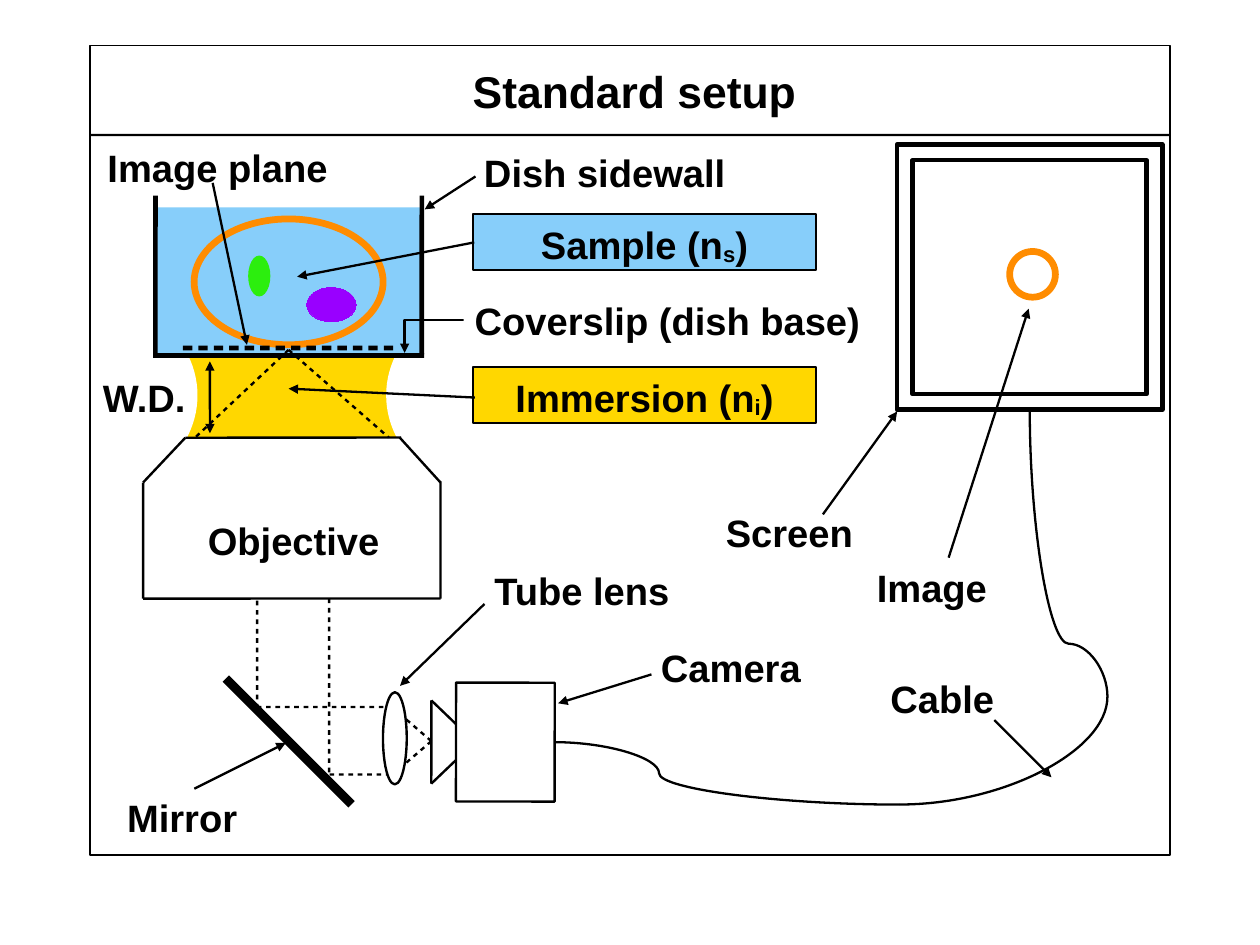
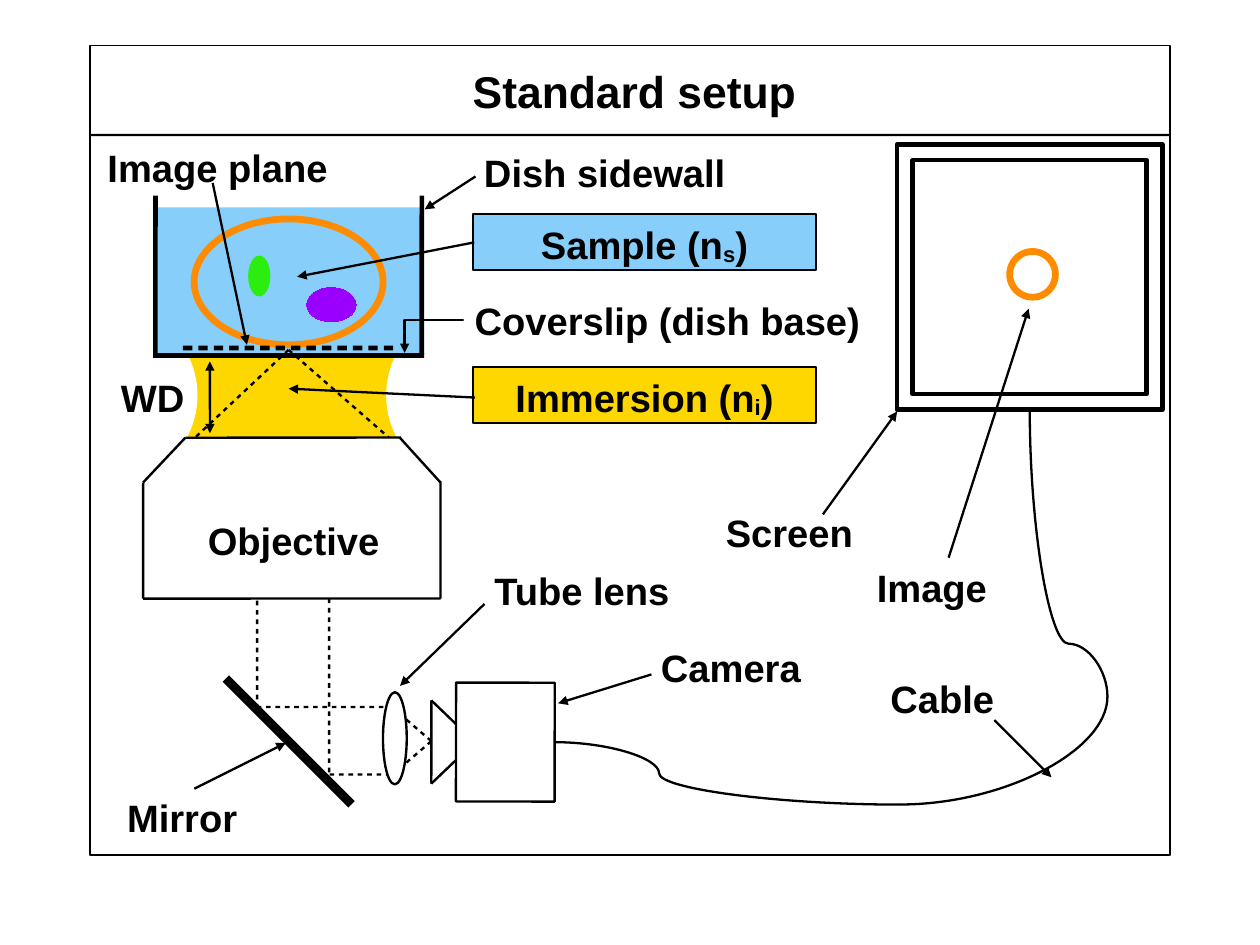
Before and after one commit to amsikking/any_immersion_remote_refocus_microscopy, a slide deck: slide 1 of figures/setup/setup.odp. Drawn at 1260x945 pixels with LibreOffice and Linux fonts; fonts in the diff are those of the drawing. Boxes give left, top, right and bottom in pixels: in the first picture for what was removed or moved away, otherwise in the second. Text is boxed around its words. In the diff, an @@ line names an element or a change of style, - is before the commit and + after.

```diff
--- a/figures/setup/setup.odp
+++ b/figures/setup/setup.odp
@@ text at bbox=[121, 385, 184, 412]: text changed @@
-W.D.
+WD
```
Also in this commit, not shown: 1 other slide changed, 1 other file.
